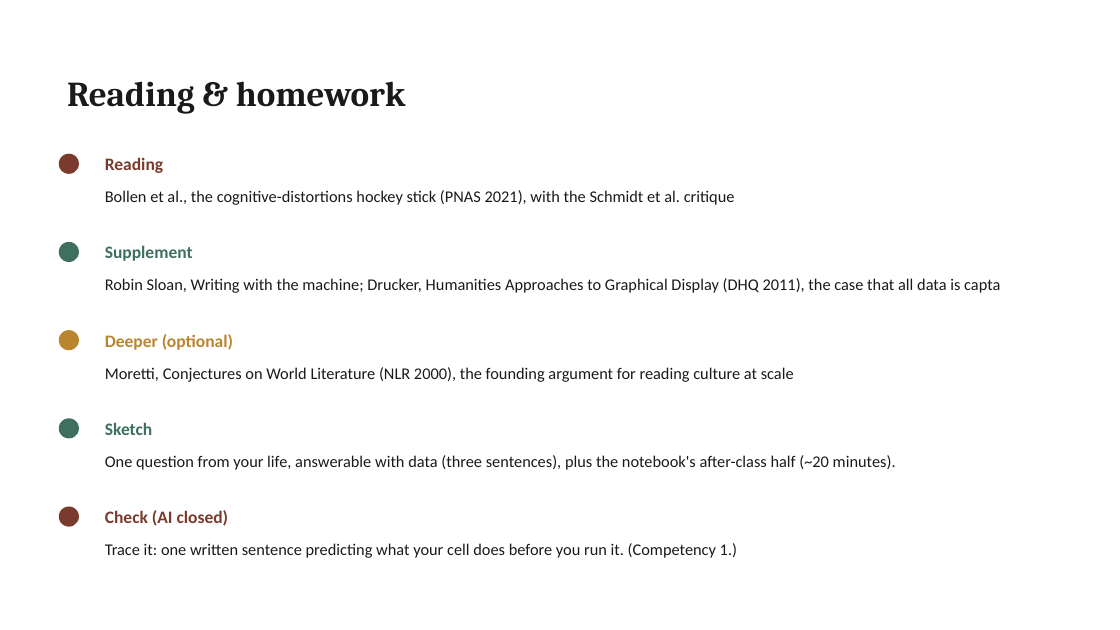
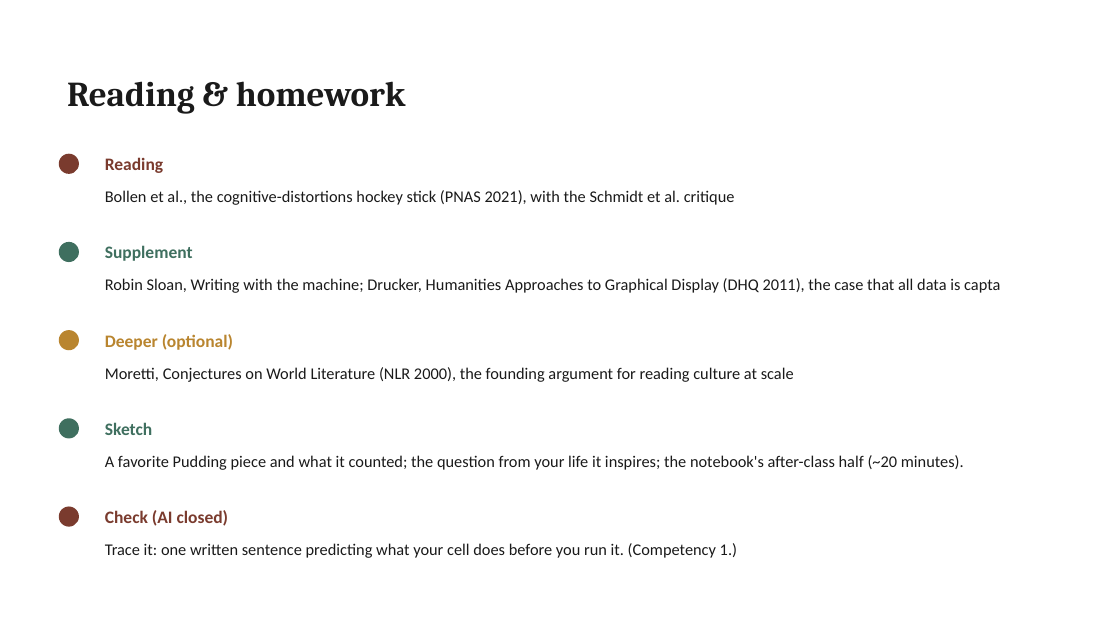
Before and after one commit to lucianli123/culture-as-data-2026, a slide deck: slide 16 of slides/pptx/week-01.pptx (slide 15 before the commit). Drawn at 1120x630 pixels with LibreOffice and Linux fonts; fonts in the diff are those of the drawing. Boxes give left, top, right and bottom in pixels: in the first picture for what was removed or moved away, otherwise in the second. Text is boxed around its words. In the diff, an @@ line names an element or a change of style, - is before the commit and + after.

Commit message:
Week 1: logistics slide and icebreaker; Pudding-favorite discussion rides the sketch into Week 2
- New deck-opening logistics slide: the ten-session rhythm, accounts and
  laptop, reading/sketch/check cycle, $0, the public showcase - plus the
  icebreaker (name, one piece of culture you kept returning to this year,
  one number about it you wish you knew - a first draft of a project
  question). The lesson plan's room-setting block carries both.
- Favorite-Pudding discussion added without costing Week 1 session time:
  the Week 1 sketch now opens with browsing pudding.cool and picking a
  favorite (one sentence: what did it count?), which becomes the question-
  from-your-life prompt's inspiration - and Week 2's warm-up is the share:
  what did yours count, and one choice its makers made, the admire-and-
  question habit run by the room.

```diff
--- a/slides/pptx/week-01.pptx
+++ b/slides/pptx/week-01.pptx
@@ text at (x1=105, y1=455, x2=964, y2=470): text changed @@
-One question from your life, answerable with data (three sentences), plus the notebook's after-class half (~20 minutes).
+A favorite Pudding piece and what it counted; the question from your life it inspires; the notebook's after-class half (~20 minutes).
```
Also in this commit, not shown: 10 other slides changed, 1 slide added, 17 other files.
